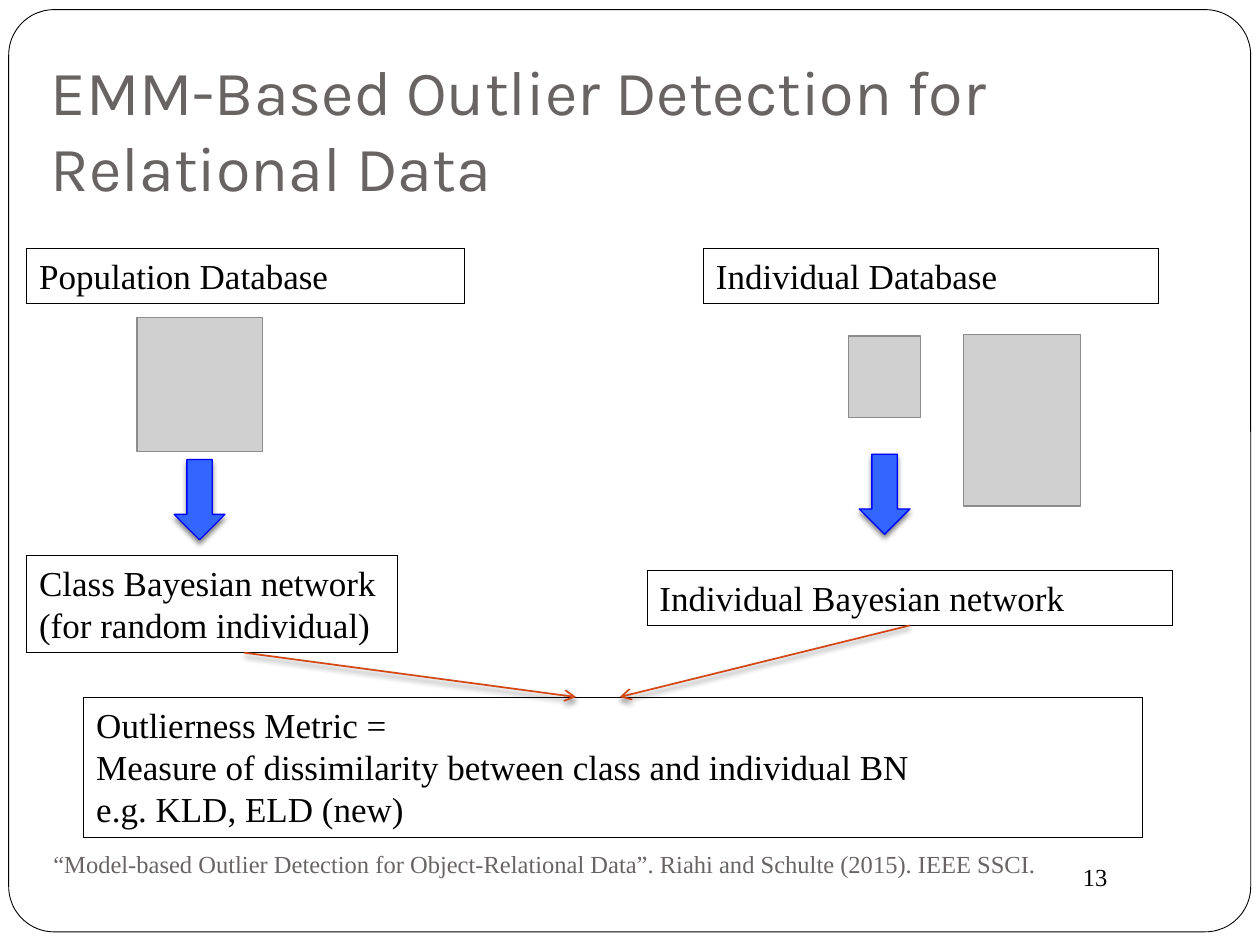
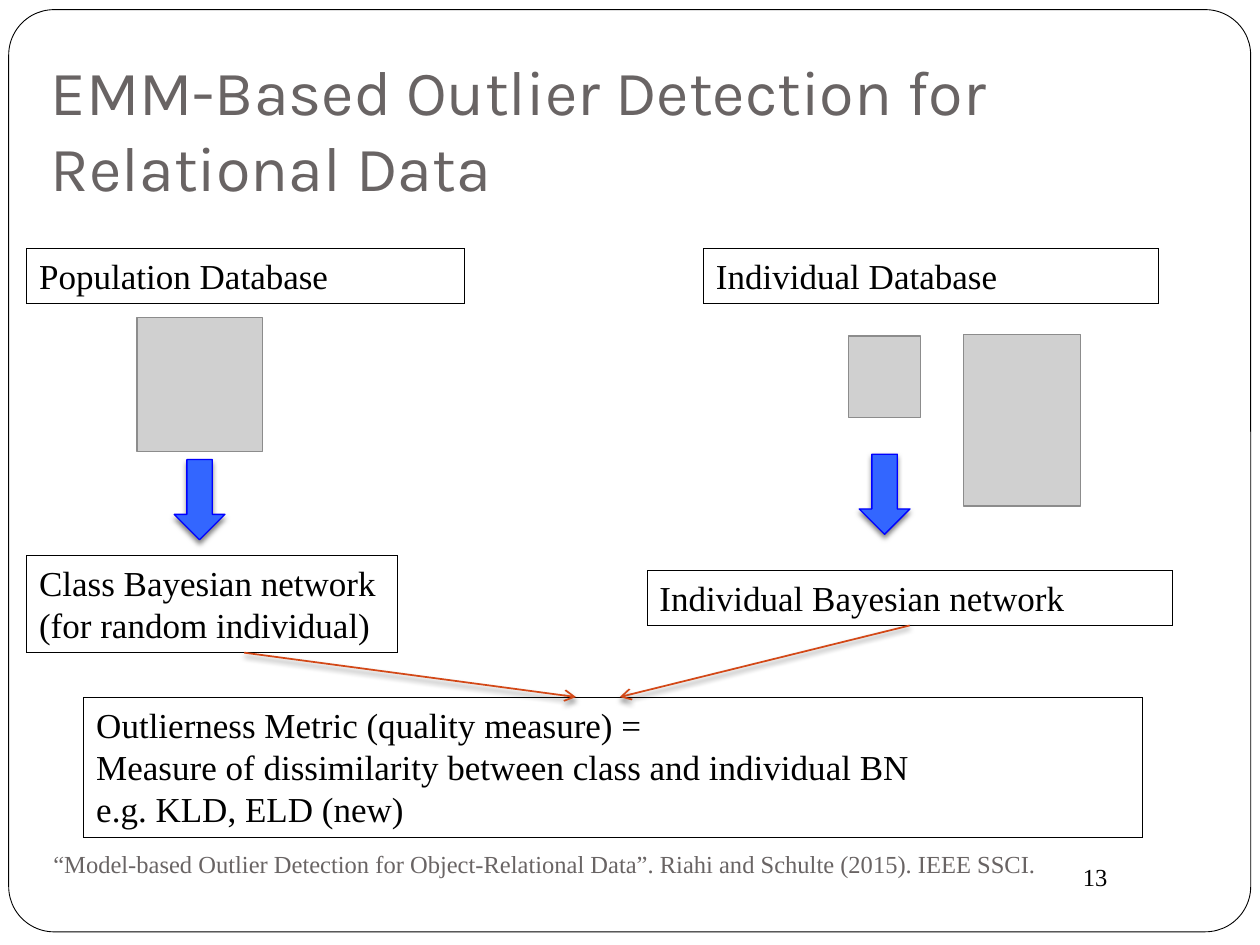
Before and after one commit to oschulte/srl-tutorial-slides, a slide deck: slide 13 of ch6-anomaly.pptx. Drawn at 1260x945 pixels with LibreOffice and Linux fonts; fonts in the diff are those of the drawing; grey boxes stand for pictures. Boxes give left, top, right and bottom in pixels: in the first picture for what was removed or moved away, otherwise in the second. Text is boxed around its words. In the diff, an @@ line names an element or a change of style, - is before the commit and + after.

```diff
--- a/ch6-anomaly.pptx
+++ b/ch6-anomaly.pptx
@@ text in rectangle at (x1=96, y1=713, x2=612, y2=745): text changed @@
-Outlierness Metric =
+Outlierness Metric (quality measure) =
```
Also in this commit, not shown: 2 other slides changed, 5 other files.
